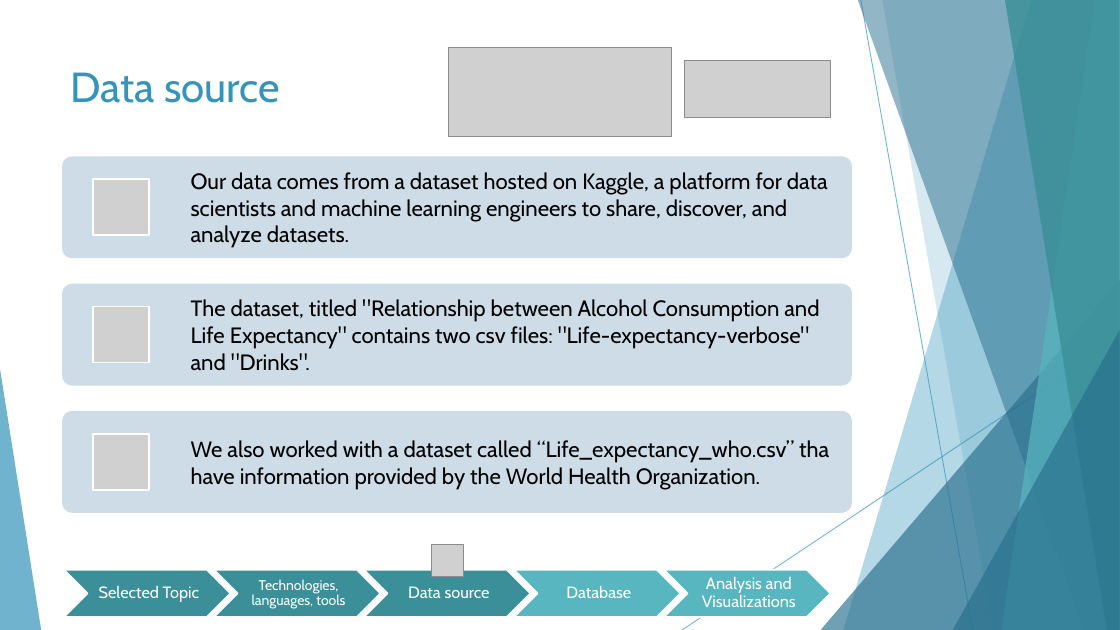
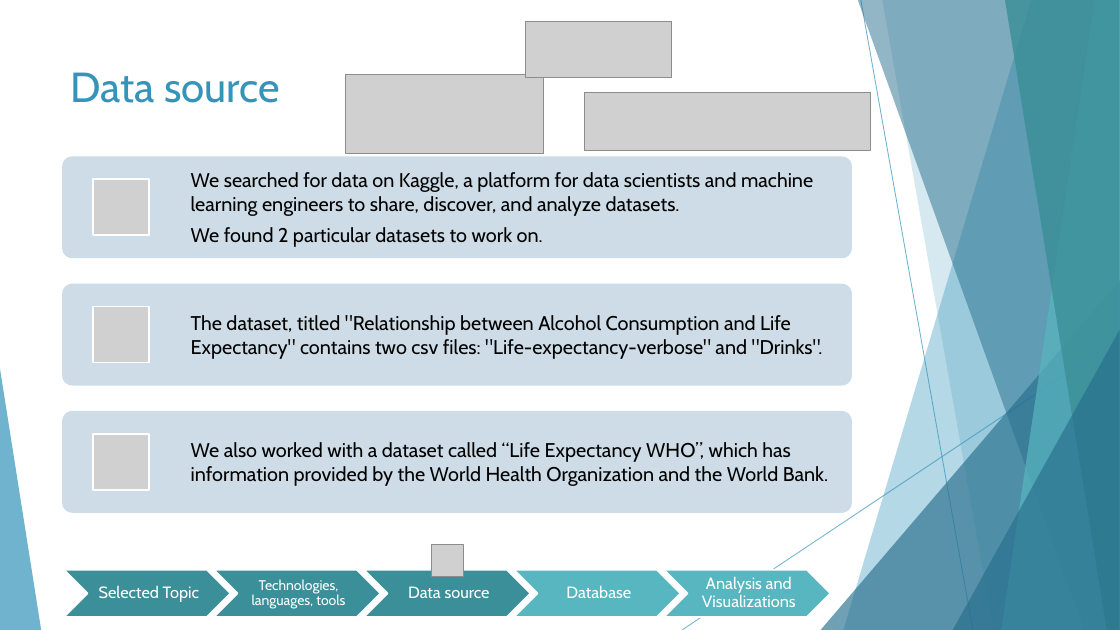
Before and after one commit to jcerda1994/Proyecto_final_1, a slide deck: slide 4 of Final Presentation.pptx (slide 6 before the commit). Drawn at 1120x630 pixels with LibreOffice and Linux fonts; fonts in the diff are those of the drawing; grey boxes stand for pictures. Boxes give left, top, right and bottom in pixels: in the first picture for what was removed or moved away, otherwise in the second. Text is boxed around its words. In the diff, an @@ line names an element or a change of style, - is before the commit and + after.

Commit message:
Added updated presentation
Rearranged slides. Still missing the conclusion ones...

```diff
--- a/Final Presentation.pptx
+++ b/Final Presentation.pptx
@@ picture: place and size @@
-picture at (685, 60, 831, 117)
+picture at (526, 22, 672, 78)
@@ picture: place and size @@
-picture at (448, 47, 671, 137)
+picture at (346, 75, 544, 154)
@@ picture added at (585, 92, 870, 150) @@
@@ text at (191, 172, 813, 247): text changed; size 19 to 17 pt @@
-Our data comes from a dataset hosted on Kaggle, a platform for data scientists and machine learning engineers to share, discover, and analyze datasets.
+We searched for data on Kaggle, a platform for data scientists and machine learning engineers to share, discover, and analyze datasets.
+We found 2 particular datasets to work on.
@@ text "The dataset, titled "Relationship between ..." at (191, 315, 823, 359): size 19 to 17 pt @@
@@ text at (191, 442, 828, 486): text changed; size 19 to 17 pt @@
-We also worked with a dataset called “Life_expectancy_who.csv” tha have information provided by the World Health Organization.
+We also worked with a dataset called “Life Expectancy WHO”, which has information provided by the World Health Organization and the World Bank.
```
Also in this commit, not shown: 10 other slides changed, 2 slides added, 4 slides removed.
